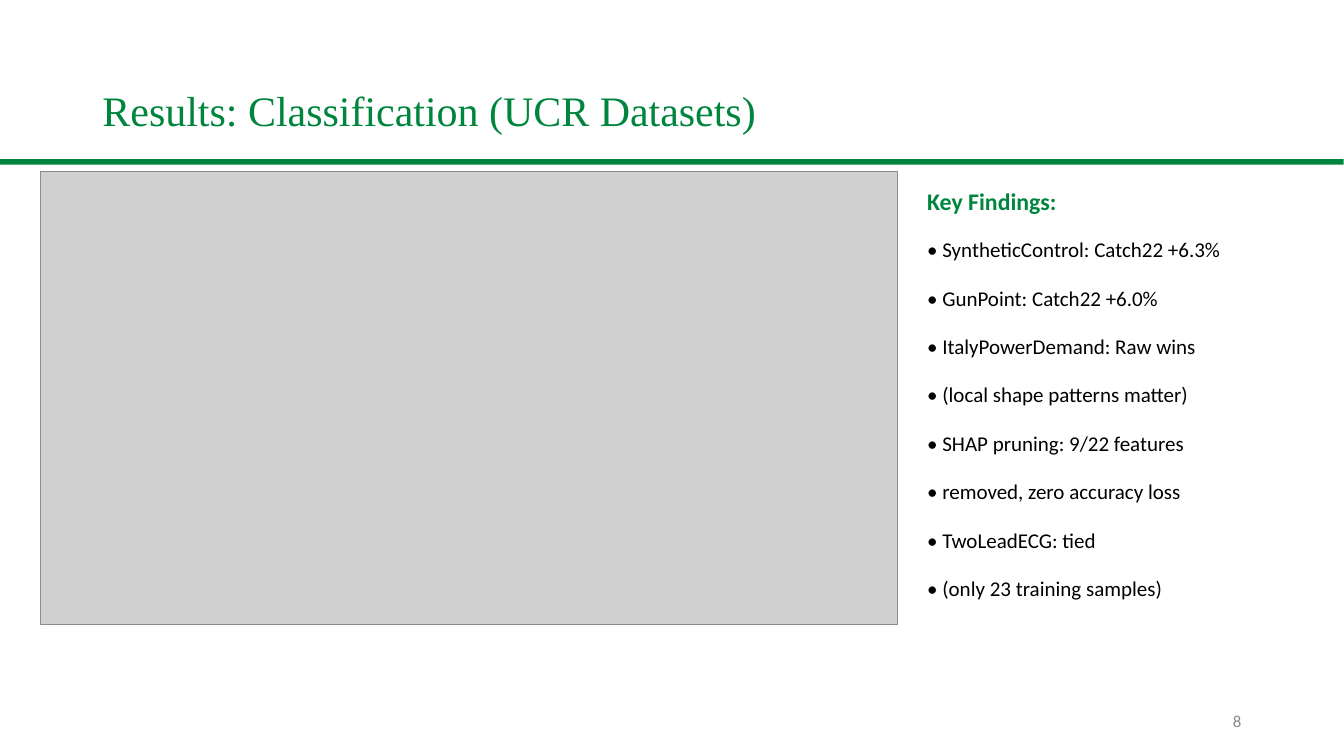
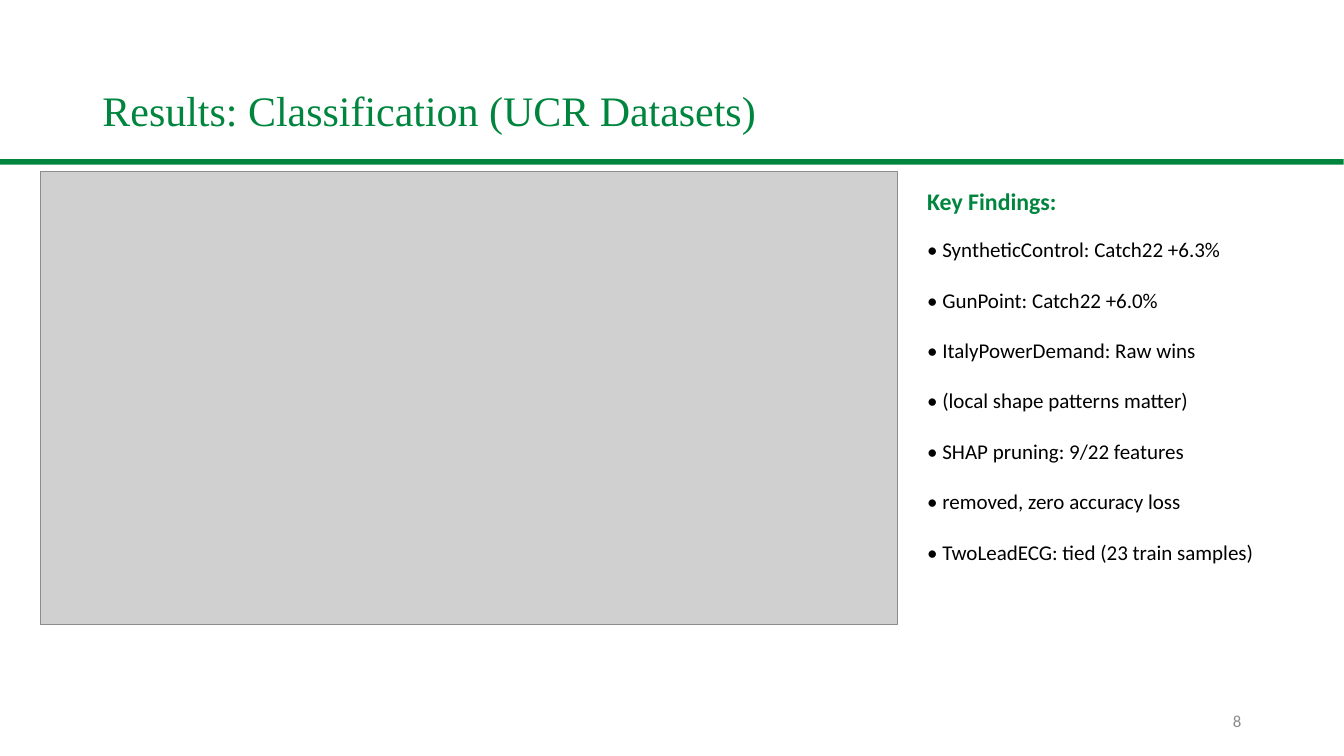
Before and after one commit to Ash-projects-personal/CSCE5222-Group18-FeatureEngineering, a slide deck: slide 8 of slides/Group18_UNT_Presentation.pptx. Drawn at 1344x756 pixels with LibreOffice and Linux fonts; fonts in the diff are those of the drawing; grey boxes stand for pictures; background and template pictures are left out. Boxes give left, top, right and bottom in pixels: in the first picture for what was removed or moved away, otherwise in the second. Text is boxed around its words. In the diff, an @@ line names an element or a change of style, - is before the commit and + after.

```diff
--- a/slides/Group18_UNT_Presentation.pptx
+++ b/slides/Group18_UNT_Presentation.pptx
@@ text "• ItalyPowerDemand: Raw wins": place and size @@
-text "• ItalyPowerDemand: Raw wins" at <box>942,339,1195,358</box>
+text "• ItalyPowerDemand: Raw wins" at <box>942,343,1195,362</box>
@@ text "• (local shape patterns matter)": place and size @@
-text "• (local shape patterns matter)" at <box>942,387,1188,406</box>
+text "• (local shape patterns matter)" at <box>942,393,1188,412</box>
@@ text "• SHAP pruning: 9/22 features": place and size @@
-text "• SHAP pruning: 9/22 features" at <box>942,436,1184,455</box>
+text "• SHAP pruning: 9/22 features" at <box>942,444,1184,463</box>
@@ text "• removed, zero accuracy loss": place and size @@
-text "• removed, zero accuracy loss" at <box>942,484,1180,503</box>
+text "• removed, zero accuracy loss" at <box>942,494,1180,513</box>
@@ text at <box>942,545,1253,564</box>: text changed @@
-• TwoLeadECG: tied
+• TwoLeadECG: tied (23 train samples)
@@ text removed at <box>942,581,1162,600</box> @@
-• (only 23 training samples)
```
Also in this commit, not shown: 7 other slides changed, 1 slide added, 1 slide removed, 1 other file.
